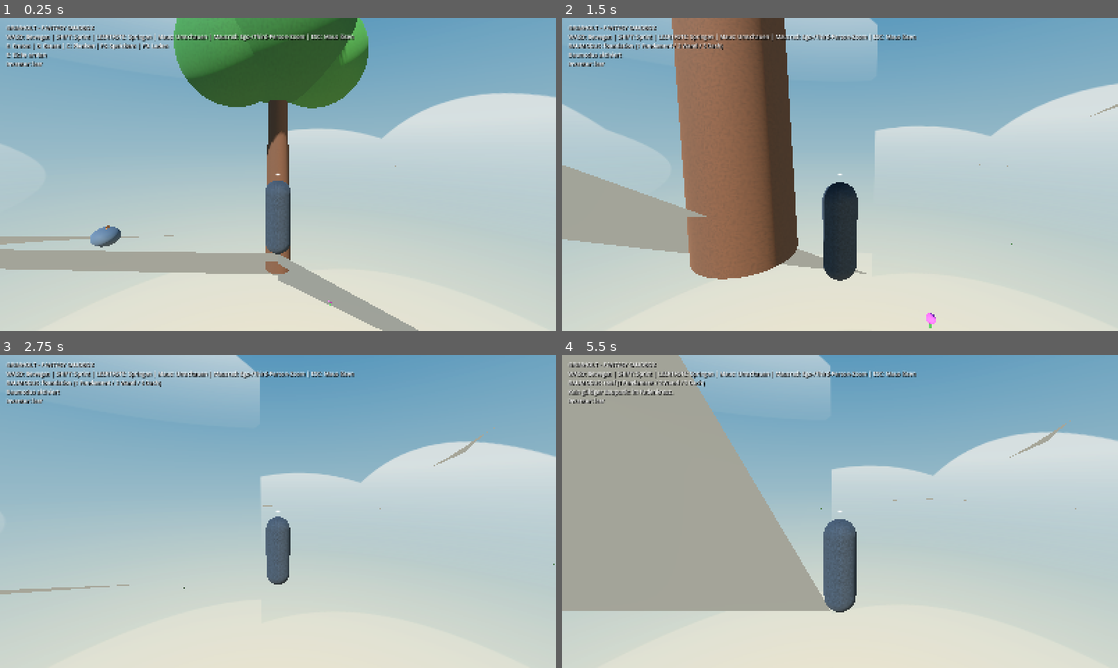
Above: before the commit, frames 1-4 (two rows, left to right).
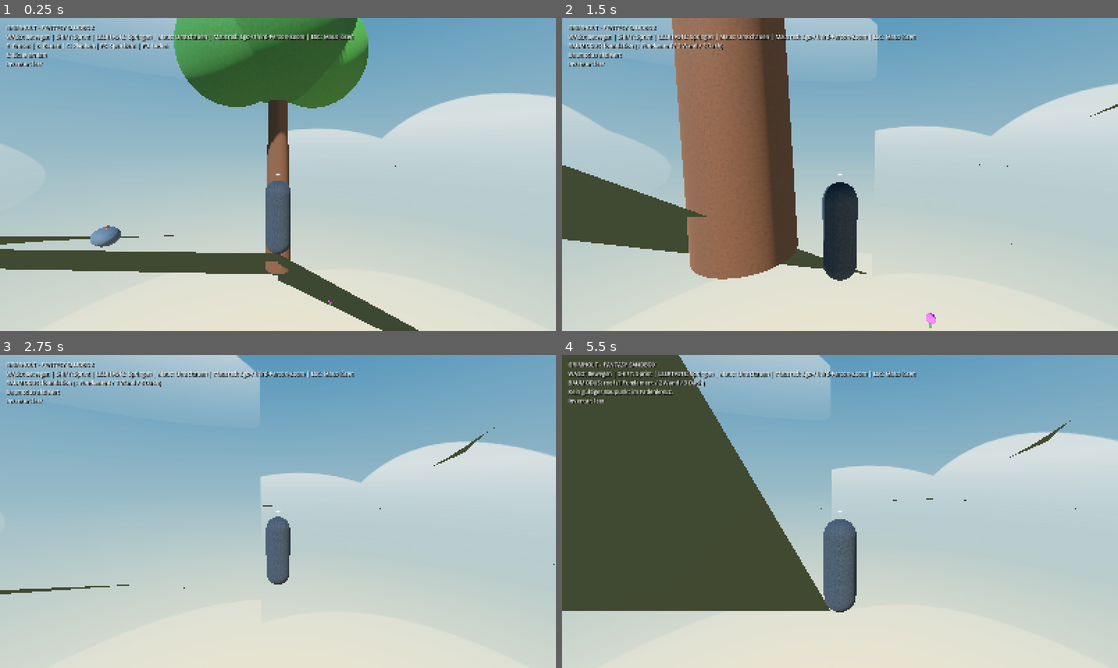
Above: after the commit, the same moments.

Repository: HazelTheSquirrel/Grimholt-Test
Game: Godot game, scene res://scenes/main.tscn
The game is run twice, just before and just after one commit, with the same random seed, the same clock (stepped at 60 frames per second) and the same inputs.
Inputs (mouse positions are in pixels of both pictures, inside the frame that each line leads up to):
- Up to frame 1 (0.25 s): no input
- Up to frame 2 (1.5 s): tap Enter at 0.5 s; move the mouse to (867, 174) at 0.52 s; hold W (move_forward) from 0.53 s (still down); tap E at 0.6 s; click (867, 174) at 0.67 s; tap Space at 0.77 s; move the mouse to (812, 174) at 1.27 s; tap B at 1.35 s
- Up to frame 3 (2.75 s): keep holding W (move_forward); tap Space at 1.52 s; move the mouse to (289, 505) at 2.02 s; tap 1 at 2.1 s
- Up to frame 4 (5.5 s): keep holding W (move_forward); move the mouse to (834, 517) at 2.77 s; tap 2 at 2.85 s; click (834, 517) at 2.92 s; tap Space at 3.02, 3.77, 4.52 s; move the mouse to (878, 514) at 3.52 s; tap 3 at 3.6 s; move the mouse to (795, 508) at 4.27 s; tap C at 4.35 s; move the mouse to (845, 511) at 5.02 s; hold Shift from 5.03 s (still down); click (845, 511) at 5.17 s

The runs differ from the first frame. In frame 1, 5.0% of the frame differs, in the area x 0-76%, y 47-100%; in frame 2, 4.7%; in frame 3, 0.3%; in frame 4, 28%, in the area x 0-93%, y 0-82%.
Error before the commit: Trying to return a value of type "ShaderMaterial" from a function whose return type is "StandardMaterial3D". (res://scripts/world/terrain_world.gd:123)

Commit message:
Fix terrain material factory for shader resource

Diff:
--- a/Grimholt/scripts/world/terrain_world.gd
+++ b/Grimholt/scripts/world/terrain_world.gd
@@ -110,16 +110,17 @@
         base = base.lerp(Color(0.82, 0.85, 0.86), clampf((position.y - 700.0) / 300.0, 0.0, 0.8))
     return base.lightened(variation)
 
-func _make_terrain_material() -> StandardMaterial3D:
+func _make_terrain_material() -> Material:
     var material := load("res://assets/materials/terrain_grass.tres") as Material
     if material == null:
         push_error("Grimholt asset pack: terrain_grass.tres could not be loaded.")
-        material = StandardMaterial3D.new()
-        material.albedo_color = Color(0.28, 0.38, 0.20)
-        material.roughness = 1.0
-        material.uv1_triplanar = true
-        material.uv1_scale = Vector3(0.055, 0.055, 0.055)
-        material.vertex_color_use_as_albedo = true
+        var fallback := StandardMaterial3D.new()
+        fallback.albedo_color = Color(0.28, 0.38, 0.20)
+        fallback.roughness = 1.0
+        fallback.uv1_triplanar = true
+        fallback.uv1_scale = Vector3(0.055, 0.055, 0.055)
+        fallback.vertex_color_use_as_albedo = true
+        return fallback
     return material
 
 func generate() -> void:
